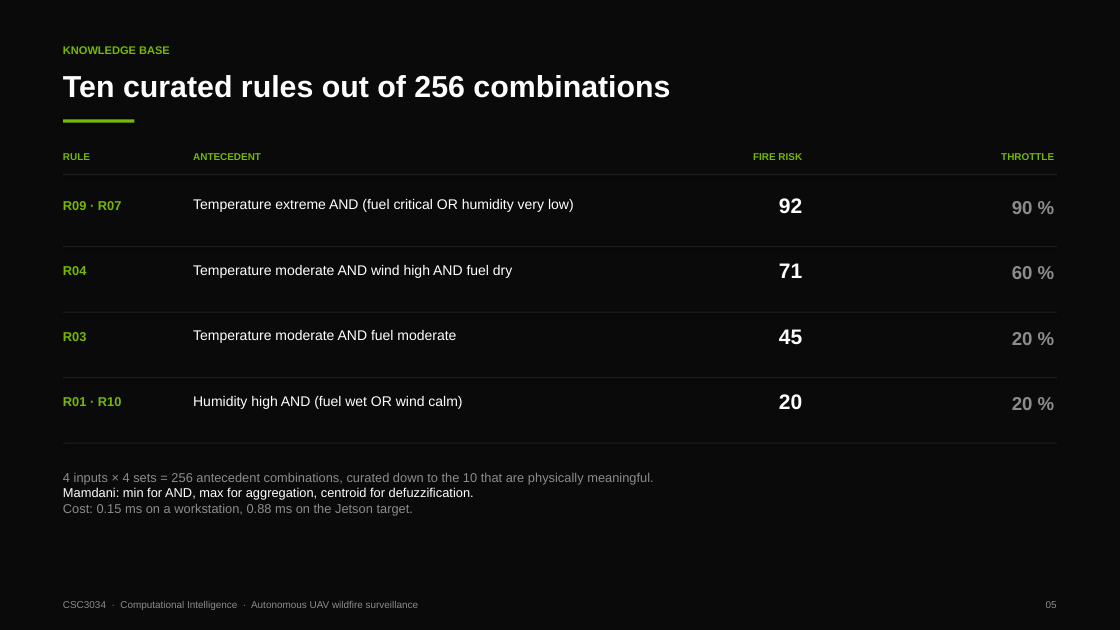
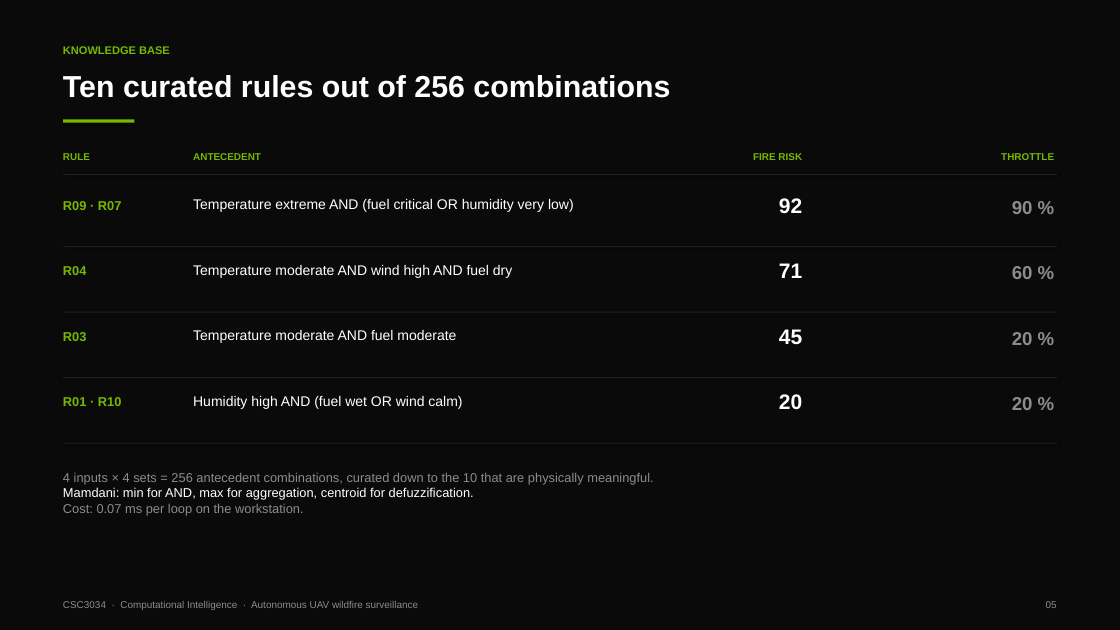
Before and after one commit to 123haiku/csc3034-fuzzy-wildfire-sim, a slide deck: slide 5 of docs/presentation/CSC3034_Presentation_Slides.pptx. Drawn at 1120x630 pixels with LibreOffice and Linux fonts; fonts in the diff are those of the drawing. Boxes give left, top, right and bottom in pixels: in the first picture for what was removed or moved away, otherwise in the second. Text is boxed around its words. In the diff, an @@ line names an element or a change of style, - is before the commit and + after.

```diff
--- a/docs/presentation/CSC3034_Presentation_Slides.pptx
+++ b/docs/presentation/CSC3034_Presentation_Slides.pptx
@@ text at <box>63,504,304,516</box>: text changed @@
-Cost: 0.15 ms on a workstation, 0.88 ms on the Jetson target.
+Cost: 0.07 ms per loop on the workstation.
```
Also in this commit, not shown: 5 other slides changed, 8 other files.
